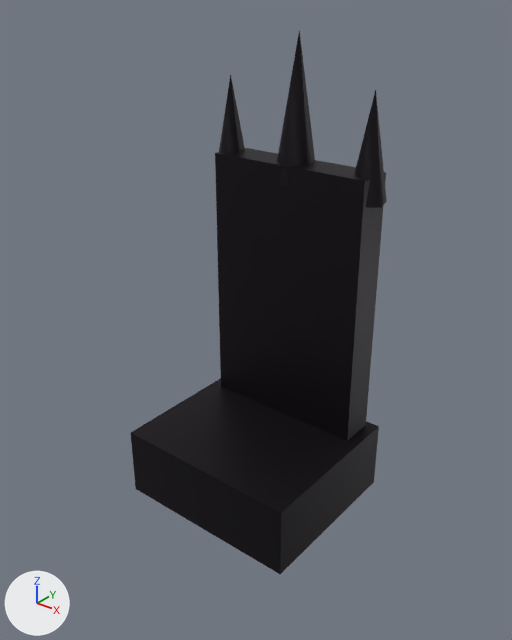
Renders of the glTF model public/assets/models/environment/castle/demon_throne_silhouette.glb from each side of a commit.
The view is the same before and after, from a camera (50 mm lens) standing at (3.17, -3.95, 4.09) and looking at (0.06, -0.07, 1.68). The lights are fixed; the arrows at lower left show +X, +Y and +Z. The picture after the commit comes second. Where no turn or scale is listed for an object, it has been applied to the vertices. Vertices at exactly the same position are counted once.
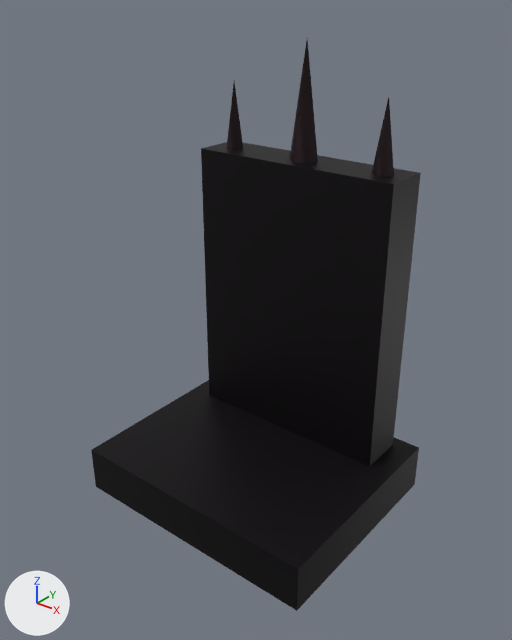
Pixel boxes (x1, y1, x2, y2) of what changed, in the pictures (512 x 640 px):
'Mesh_1', moved, rescaled (28% wider, 11% taller): before (215, 148, 386, 441); after (201, 142, 421, 467)
'Mesh_0', rescaled (32% wider, 18% taller): before (131, 378, 379, 574); after (91, 380, 419, 611)
'Mesh_3', moved: before (277, 30, 315, 186); after (290, 39, 318, 163)
'Mesh_4', moved: before (354, 90, 387, 208); after (372, 97, 394, 176)
'Mesh_2', moved: before (219, 75, 245, 153); after (227, 82, 243, 150)

The edits, one by one:
me_mesh_0 is used by ob_mesh_0; location (0.0, 0.0, 0.3).
me_mesh_0 had 8 vertices, 12 faces and spanned x -0.8..0.8, y -0.7..0.7, z -0.3..0.3.
me_mesh_0 now has 8 vertices, 12 faces and spans x -1.1..1.1, y -0.9..0.9, z -0.2..0.2.
me_mesh_0 part 1: the whole mesh is scaled about its middle by (1.38, 1.29, 0.667).
me_mesh_1 is used by ob_mesh_1; location (0.0, 0.5, 1.5).
me_mesh_1 had 8 vertices, 12 faces and spanned x -0.7..0.7, y -0.15..0.15, z -1.3..1.3.
me_mesh_1 now has 8 vertices, 12 faces and spans x -0.9..0.9, y -0.2..0.2, z -1.3..1.3.
me_mesh_1 part 2: the whole mesh is scaled about its middle by (1.29, 1.33, 1).
Object 'Mesh_0' (ob_mesh_0) moves from (0.0, 0.0, 0.3) to (0.0, 0.0, 0.2).
Object 'Mesh_1' (ob_mesh_1) moves from (0.0, 0.5, 1.5) to (0.0, 0.6, 1.5).
Object 'Mesh_2' (ob_mesh_2) moves from (-0.65, 0.5, 3.0) to (-0.7, 0.6, 2.9).
Object 'Mesh_3' (ob_mesh_3) moves from (0.0, 0.5, 3.2) to (0.0, 0.6, 3.1).
Object 'Mesh_4' (ob_mesh_4) moves from (0.65, 0.5, 3.0) to (0.7, 0.6, 2.9).
